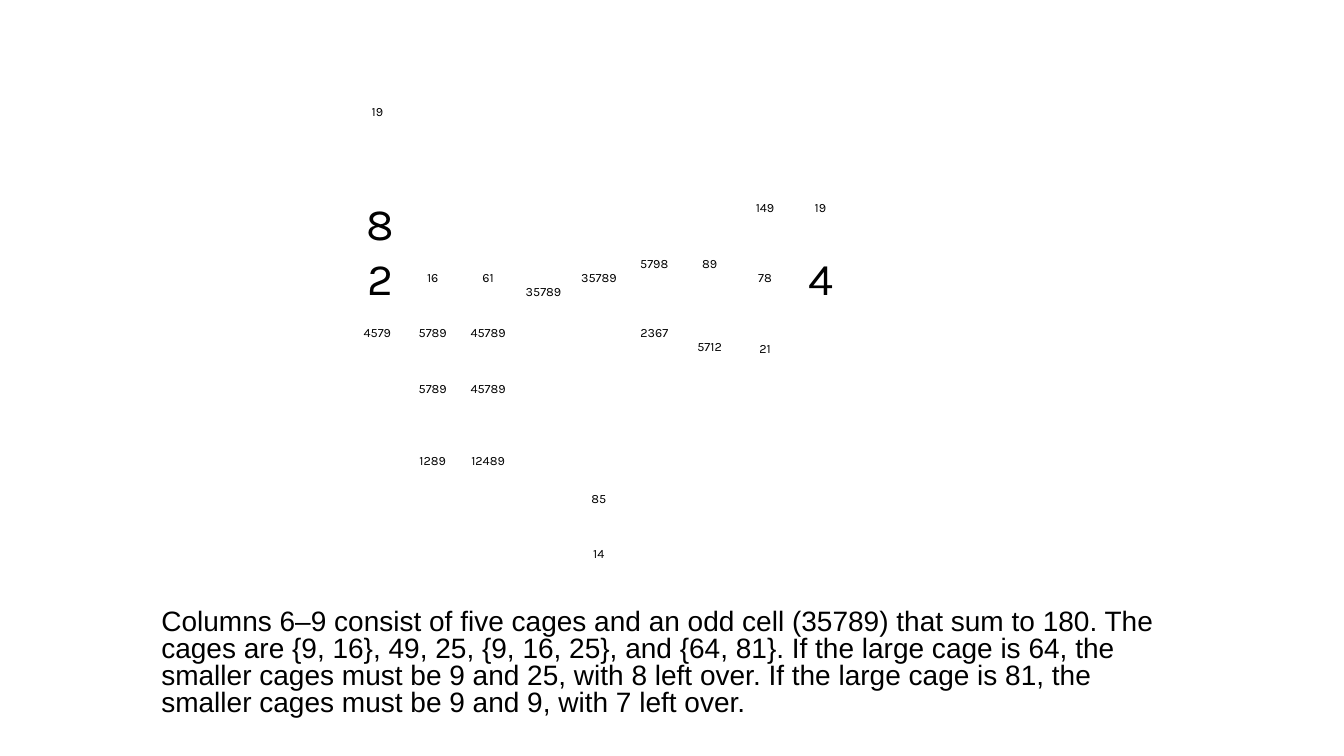
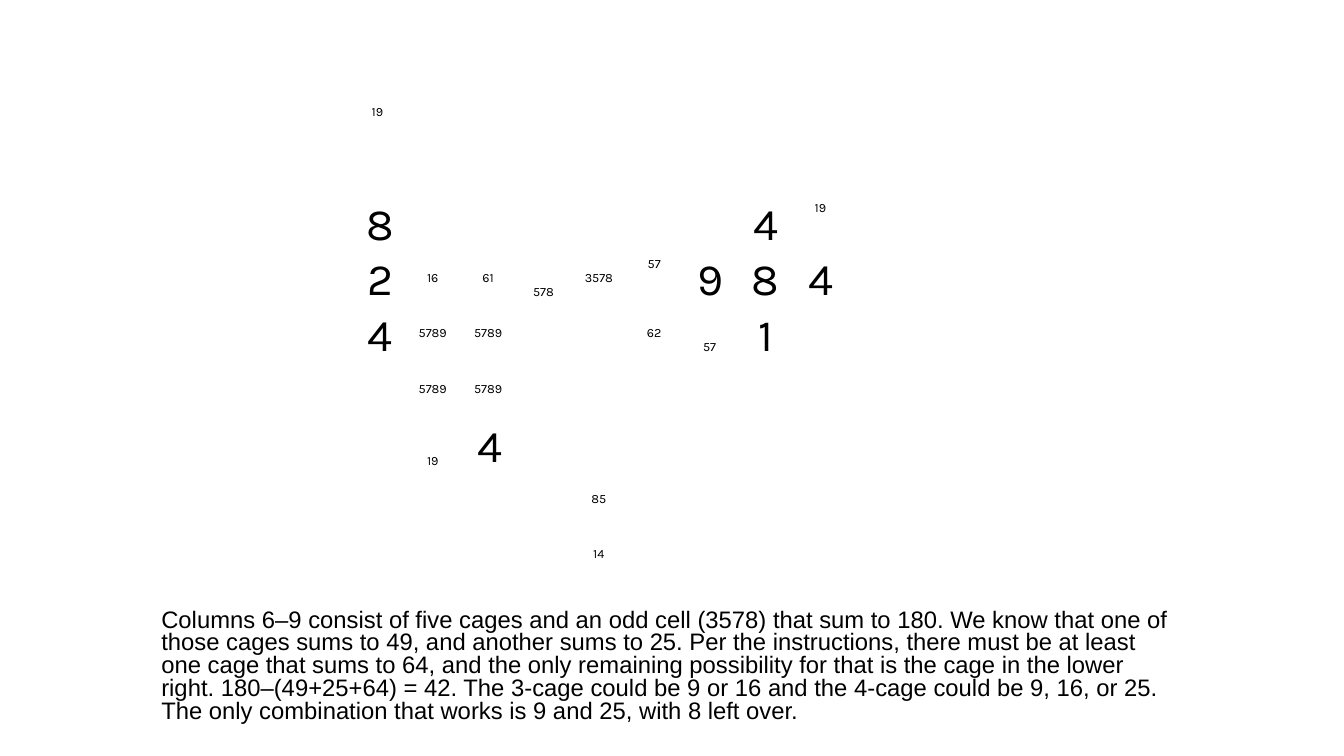
Before and after one commit to jhardis/WSJ_Number_Puzzles, a slide deck: slide 16 of 20260822_2.pptx (slide 13 before the commit). Drawn at 1344x756 pixels with LibreOffice and Linux fonts; fonts in the diff are those of the drawing; background and template pictures are left out. Boxes give left, top, right and bottom in pixels: in the first picture for what was removed or moved away, otherwise in the second. Text is boxed around its words. In the diff, an @@ line names an element or a change of style, - is before the commit and + after.

```diff
--- a/20260822_2.pptx
+++ b/20260822_2.pptx
@@ text removed at (756,204,775,212) @@
-149
@@ text at (753,211,778,240): text changed; size 9 to 32 pt @@
-89
+4
@@ text at (648,260,661,268): text changed @@
-5798
+57
@@ text added at (698,266,724,296), 32 pt, text #000000 @@
+9
@@ text added at (752,266,780,296), 32 pt, text #000000 @@
+8
@@ text at (533,288,554,296): text changed @@
-35789
+578
@@ text at (585,274,613,282): text changed @@
-35789
+3578
@@ text removed at (758,274,772,282) @@
-78
@@ text removed at (364,329,391,337) @@
-4579
@@ text added at (368,322,393,351), 32 pt, text #000000 @@
+4
@@ text at (474,329,502,337): text changed @@
-45789
+5789
@@ text at (647,329,661,337): text changed @@
-2367
+62
@@ text added at (758,322,773,351), 32 pt, text #000000 @@
+1
@@ text at (703,343,716,351): text changed @@
-5712
+57
@@ text removed at (759,345,770,353) @@
-21
@@ text at (474,385,502,393): text changed @@
-45789
+5789
@@ text added at (478,433,503,462), 32 pt, text #000000 @@
+4
@@ text at (427,457,438,465): text changed @@
-1289
+19
@@ text removed at (471,457,505,465) @@
-12489
@@ text at (161,610,1167,724): text changed; size 20 to 17 pt @@
-Columns 6–9 consist of five cages and an odd cell (35789) that sum to 180. The cages are {9, 16}, 49, 25, {9, 16, 25}, and {64, 81}. If the large cage is 64, the smaller cages must be 9 and 25, with 8 left over. If the large cage is 81, the smaller cages must be 9 and 9, with 7 left over.
+Columns 6–9 consist of five cages and an odd cell (3578) that sum to 180. We know that one of those cages sums to 49, and another sums to 25. Per the instructions, there must be at least one cage that sums to 64, and the only remaining possibility for that is the cage in the lower right. 180–(49+25+64) = 42. The 3-cage could be 9 or 16 and the 4-cage could be 9, 16, or 25. The only combination that works is 9 and 25, with 8 left over.
```
Also in this commit, not shown: 31 other slides changed, 8 slides added, 29 slides removed.
